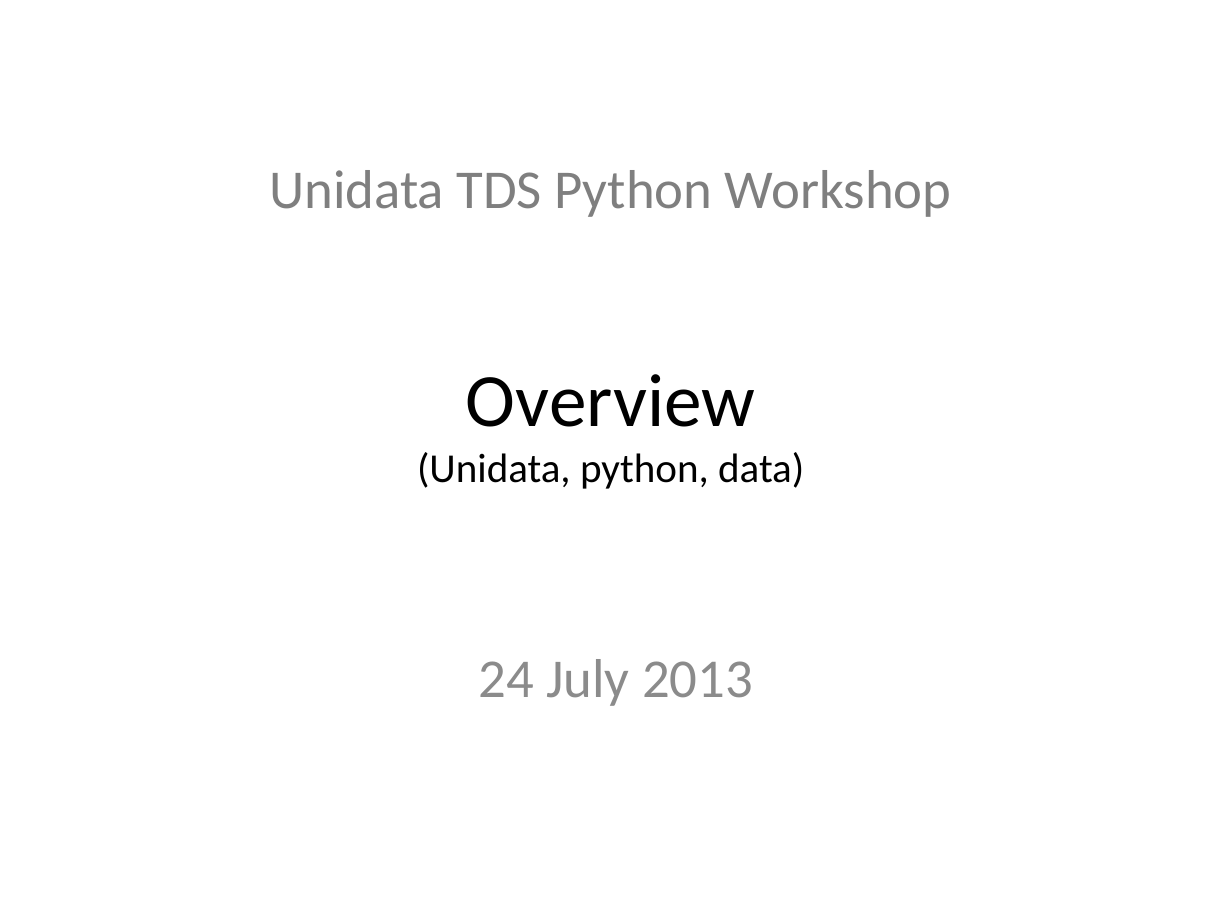
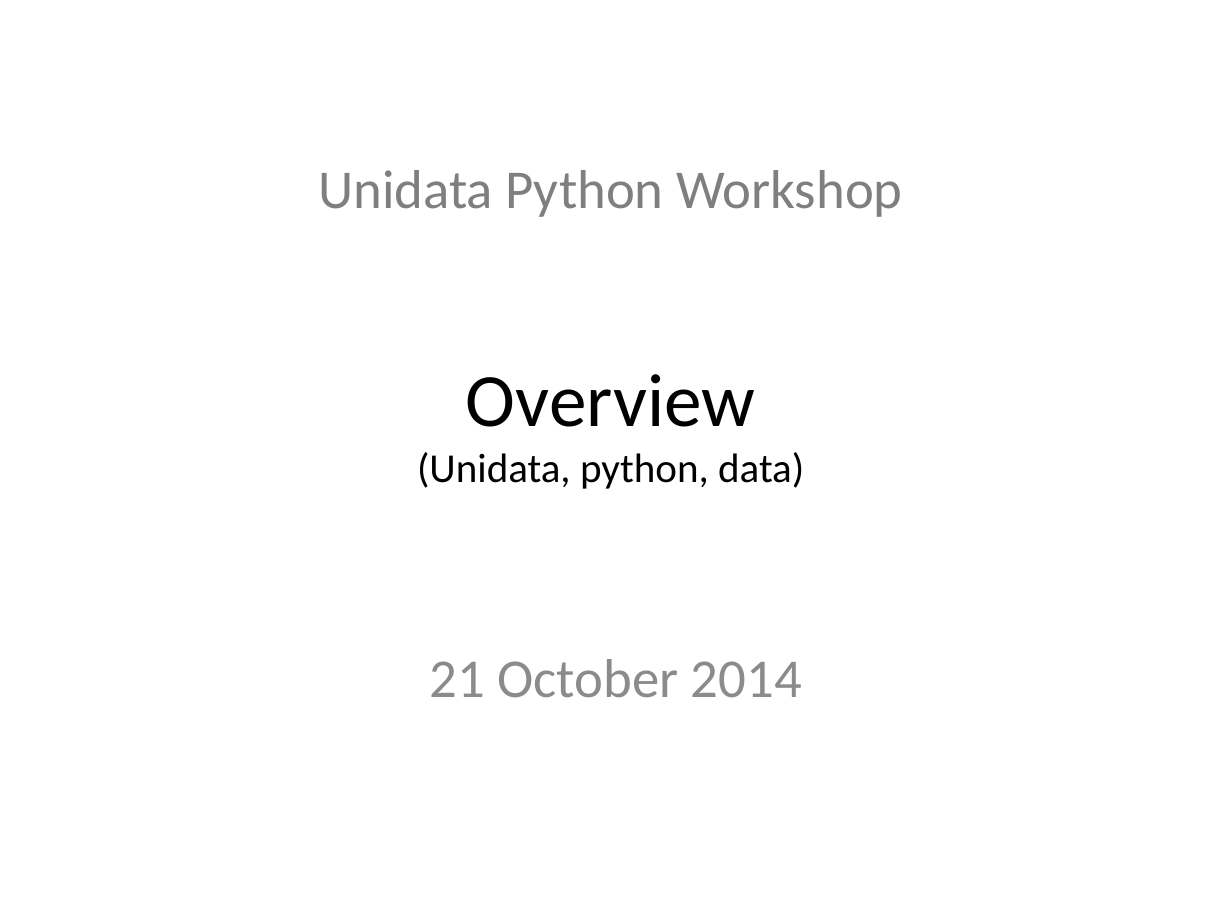
Before and after one commit to Unidata/python-workshop, a slide deck: slide 1 of Overview.pptx. Drawn at 1232x924 pixels with LibreOffice and Linux fonts; fonts in the diff are those of the drawing; background and template pictures are left out. Boxes give left, top, right and bottom in pixels: in the first picture for what was removed or moved away, otherwise in the second. Text is boxed around its words. In the diff, an @@ line names an element or a change of style, - is before the commit and + after.

Commit message:
Minor changes to overview slides

```diff
--- a/Overview.pptx
+++ b/Overview.pptx
@@ title at [318,170,903,489]: text changed @@
-Unidata TDS Python Workshop
-Overview
-(Unidata, python, data)
+Unidata Python Workshop
+Overview
+(Unidata, python, data)
@@ subtitle at [430,659,802,698]: text changed @@
-24 July 2013
+21 October 2014
```
Also in this commit, not shown: 1 other file.
